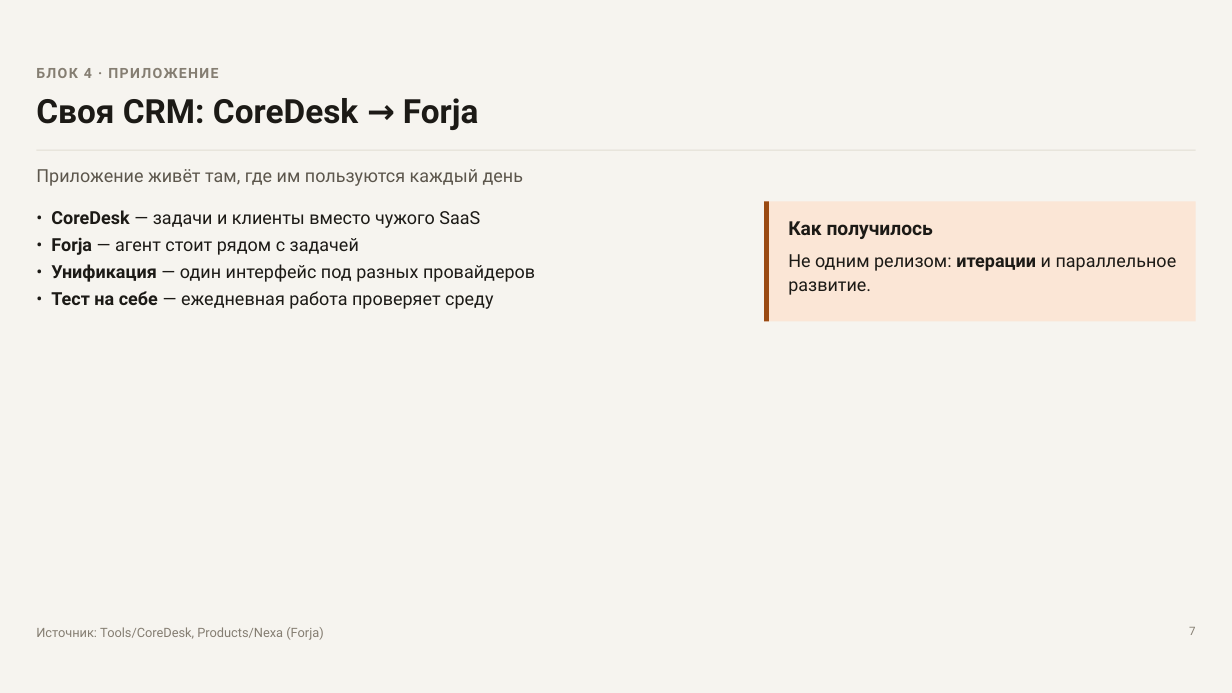
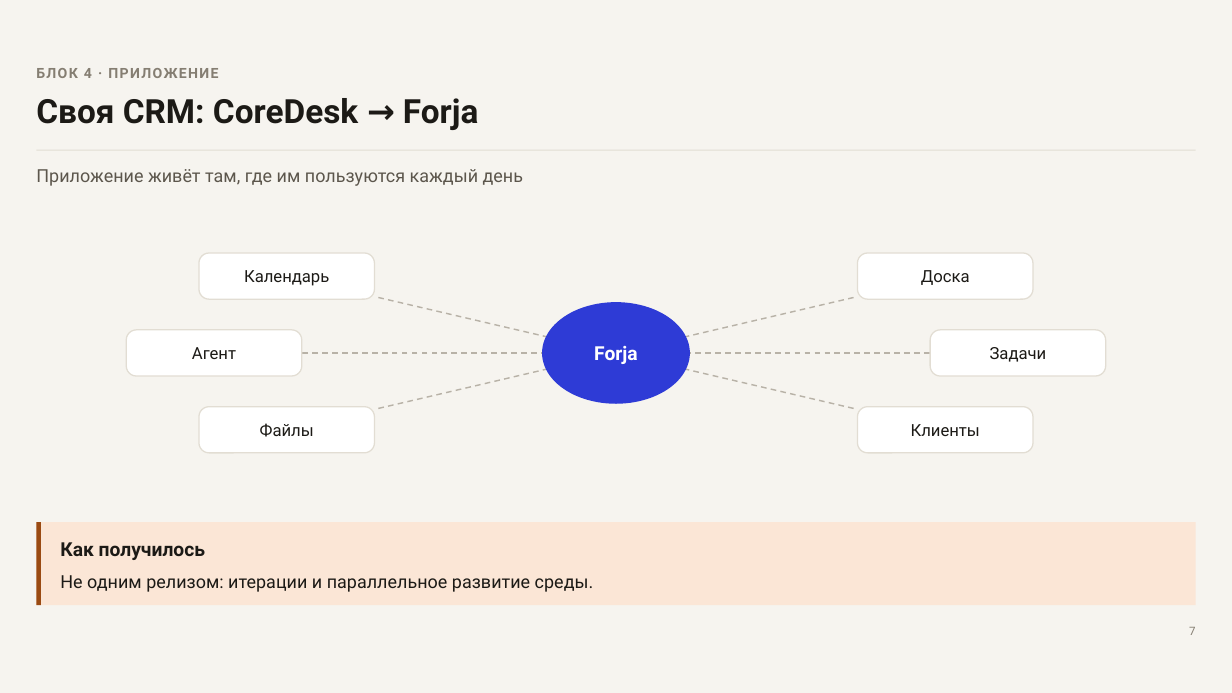
Before and after one commit to khsergey-afk/forja-zerocoder, a slide deck: slide 7 of docs/2026-11-01_forja-выпускной_доклад.pptx. Drawn at 1232x693 pixels with LibreOffice and Linux fonts; fonts in the diff are those of the drawing. Boxes give left, top, right and bottom in pixels: in the first picture for what was removed or moved away, otherwise in the second. Text is boxed around its words. In the diff, an @@ line names an element or a change of style, - is before the commit and + after.

```diff
--- a/docs/2026-11-01_forja-выпускной_доклад.pptx
+++ b/docs/2026-11-01_forja-выпускной_доклад.pptx
@@ rectangle removed at (764,201,1196,322) @@
@@ rectangle removed at (764,201,769,322) @@
@@ text removed at (51,210,535,309) @@
-• CoreDesk — задачи и клиенты вместо чужого SaaS
-• Forja — агент стоит рядом с задачей
-• Унификация — один интерфейс под разных провайдеров
-• Тест на себе — ежедневная работа проверяет среду
@@ rounded rectangle added at (199,253,374,299), fill #FFFFFF, outline #E2DDD3 1 pt @@
@@ rounded rectangle added at (858,253,1033,299), fill #FFFFFF, outline #E2DDD3 1 pt @@
@@ text added at (244,270,329,286), 13 pt, text #1C1A16 @@
+Календарь
@@ line added from (616, 353) to (374, 297), #B8B2A7 1.1 pt dashed @@
@@ line added from (616, 353) to (858, 297), #B8B2A7 1.1 pt dashed @@
@@ text added at (921,270,970,285), 13 pt, text #1C1A16 @@
+Доска
@@ ellipse added at (543,302,690,404), fill #2E3BD6 @@
@@ rounded rectangle added at (127,330,302,376), fill #FFFFFF, outline #E2DDD3 1 pt @@
@@ text added at (192,347,236,359), 13 pt, text #1C1A16 @@
+Агент
@@ line added from (616, 353) to (302, 353), #B8B2A7 1.1 pt dashed @@
@@ line added from (616, 353) to (374, 409), #B8B2A7 1.1 pt dashed @@
@@ text added at (594,346,638,364), 15 pt, text #FFFFFF, bold @@
+Forja
@@ line added from (616, 353) to (931, 353), #B8B2A7 1.1 pt dashed @@
@@ line added from (616, 353) to (858, 409), #B8B2A7 1.1 pt dashed @@
@@ rounded rectangle added at (931,330,1106,376), fill #FFFFFF, outline #E2DDD3 1 pt @@
@@ text added at (990,347,1047,362), 13 pt, text #1C1A16 @@
+Задачи
@@ rounded rectangle added at (199,407,374,453), fill #FFFFFF, outline #E2DDD3 1 pt @@
@@ rounded rectangle added at (858,407,1033,453), fill #FFFFFF, outline #E2DDD3 1 pt @@
@@ text added at (260,423,314,437), 13 pt, text #1C1A16 @@
+Файлы
@@ text added at (911,424,980,436), 13 pt, text #1C1A16 @@
+Клиенты
@@ rectangle added at (36,522,1196,605), fill #FBE6D6 @@
@@ rectangle added at (36,522,41,605), fill #9A4A12 @@
@@ text "Как получилось": place and size @@
-text "Как получилось" at (788,221,933,239)
+text "Как получилось" at (60,542,205,560)
@@ text at (60,575,594,592): text changed @@
-Не одним релизом: итерации и параллельное развитие.
+Не одним релизом: итерации и параллельное развитие среды.
@@ text removed at (36,627,323,640) @@
-Источник: Tools/CoreDesk, Products/Nexa (Forja)
```
Also in this commit, not shown: 10 other slides changed, 3 slides added, 3 slides removed, 17 other files.
